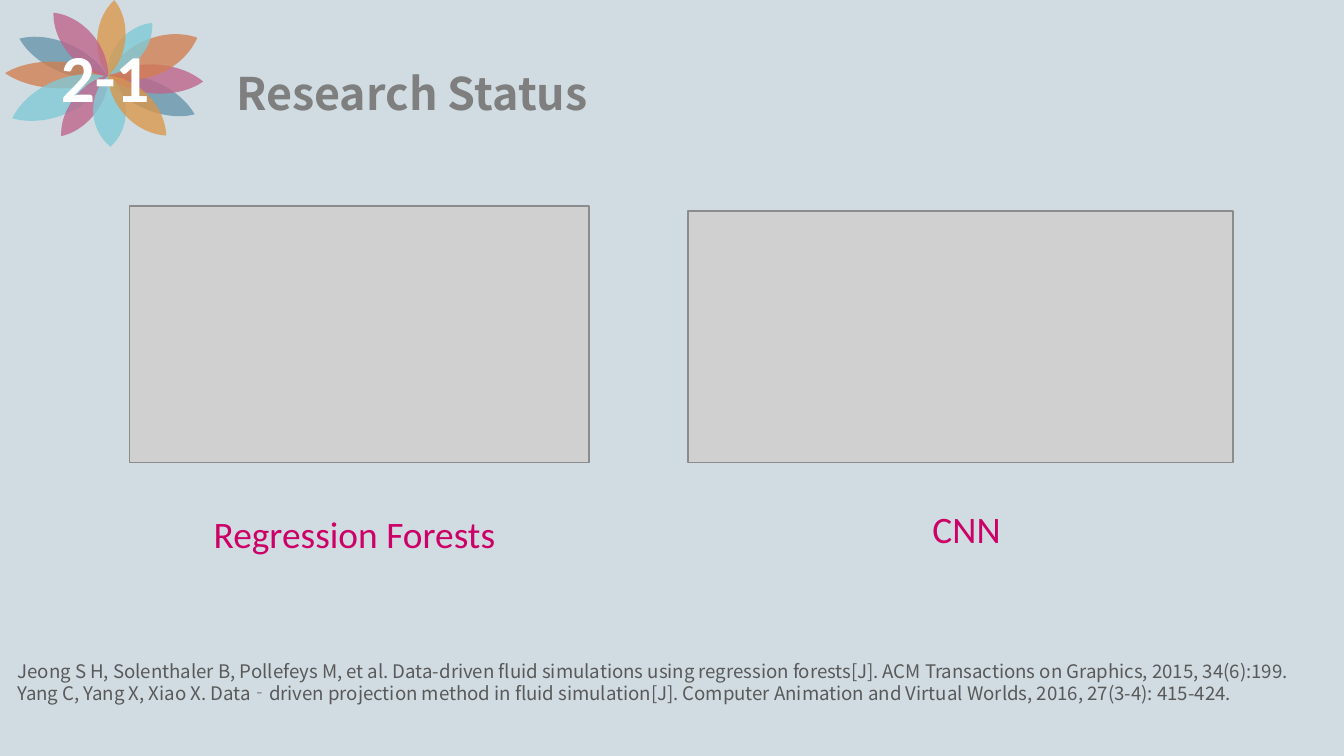
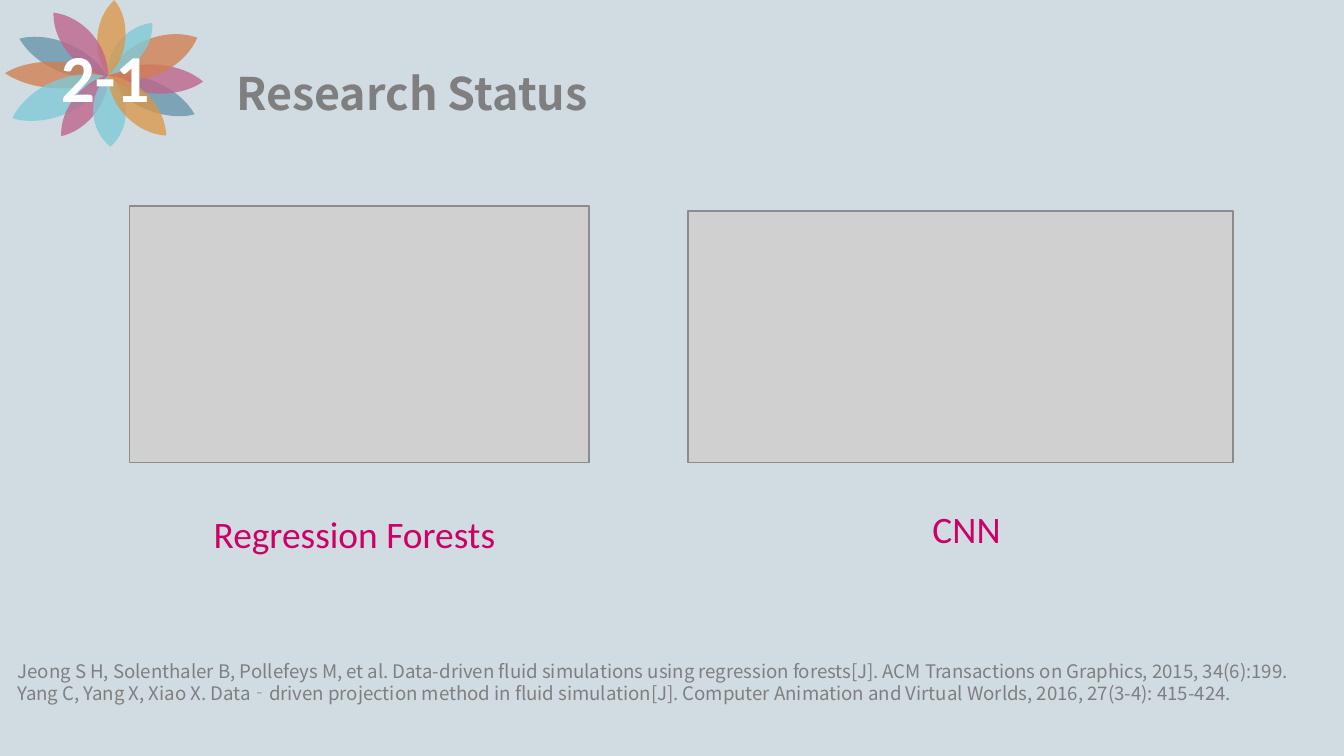
Before and after one commit to XiaoYunZi1001/ACM, a slide deck: slide 9 of presentation/1-9.ppt. Drawn at 1344x756 pixels with LibreOffice and Linux fonts; fonts in the diff are those of the drawing; grey boxes stand for pictures. Boxes give left, top, right and bottom in pixels: in the first picture for what was removed or moved away, otherwise in the second. Text is boxed around its words. In the diff, an @@ line names an element or a change of style, - is before the commit and + after.

```diff
--- a/presentation/1-9.ppt
+++ b/presentation/1-9.ppt
@@ text "Jeong S H, Solenthaler B, ..." at [18,663,1288,705]: text colour #595959 to #7F7F7F @@
```
Also in this commit, not shown: 5 other slides changed, 5 slides added, 1 other file.
